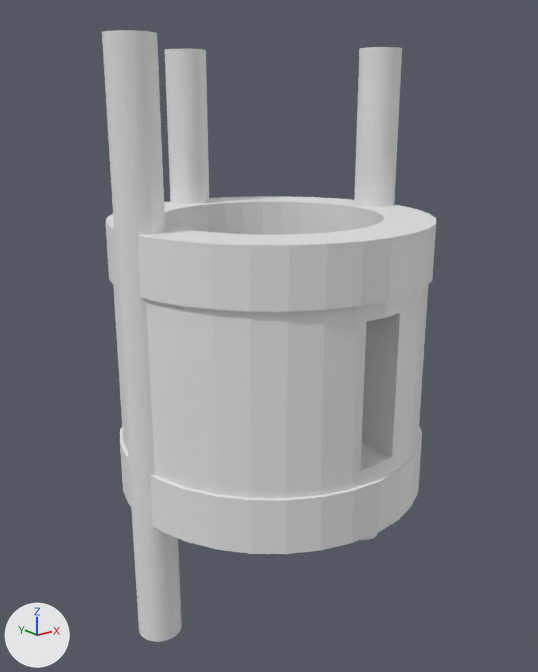
Renders of the Blender file 3D models/Latimere's Leviathan/AR9buttstockV2a.blend from each side of a commit.
Camera for both pictures: a 50 mm lens placed at (-6.65, -8.27, 5.53), pointed at (0.01, 0.05, 2.2). Arrows for +X, +Y and +Z are at lower left; the lights stay in place.
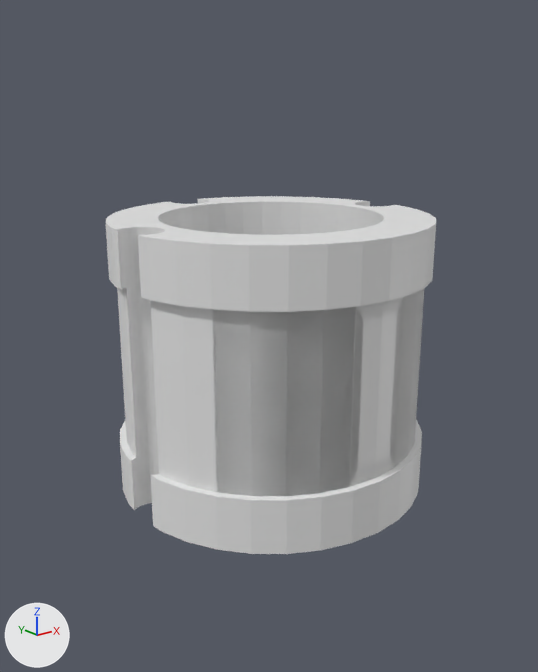
Changed parts and their boxes (x1, y1, x2, y2) in the pictures (538 x 672 px):
'Cylinder.002', reshaped, moved, rescaled: before (354, 47, 402, 540); after (212, 289, 424, 496)
'Cylinder.003', deleted: before (102, 30, 182, 642)
'Cylinder.004', deleted: before (165, 49, 209, 204)
part 1 of me_cylinder_015, built on: before (351, 296, 407, 489); after (111, 196, 429, 540)
part 2 of me_cylinder_012, cut back: before (354, 47, 373, 206)

Diff of the bpy script that builds the scene:
```diff
--- a/3D models/Latimere's Leviathan/AR9buttstockV2a.blend.py
+++ b/3D models/Latimere's Leviathan/AR9buttstockV2a.blend.py
@@ me_cylinder_012 @@
 # used by ob_cylinder_002; location = (2.1, 0.0, 2.2); scale = (0.315, 0.315, 4.1)
-me_cylinder_012.from_pydata(...)  # 64 vertices, 34 faces; spans x -1.0..1.0, y -1.0..1.0, z -1.0..1.0
+me_cylinder_012.from_pydata(...)  # 44 vertices, 26 faces; spans x -0.84..0.84, y -1.0..-0.54, z -1.0..1.0
+# me_cylinder_012 part 2
+# 38 vertices are removed from x -1.0..1.0, y -0.2..1.0, z -1.0..1.0
+# 22 faces are deleted
+# 4 vertices move from x -0.92..0.92, y -0.38, z -1.0..1.0 to x -0.84..0.84, y -0.54, z -1.0..1.0
+# 9 vertices are added at x -0.47..0.47, y -0.72..-0.54, z -1.0
+# 9 new vertices lie (0.0, 0.0, 2.0) away from vertices in x -0.47..0.47, y -0.72..-0.54, z -1.0
+# 14 new faces join them
@@ me_cylinder_015 @@
 # used by ob_cylinder_005; location = (0.0, 0.0, 2.0); scale = (2.3, 2.3, 2.0)
-me_cylinder_015.from_pydata(...)  # 476 vertices, 246 faces; spans x -0.99..0.99, y -1.0..0.99, z -1.0..1.0
+me_cylinder_015.from_pydata(...)  # 713 vertices, 364 faces; spans x -0.99..0.99, y -1.0..0.99, z -1.0..1.0
+# me_cylinder_015 part 1: 4 vertices moved from x -0.13..0.13, y -0.97, z -0.5..0.5 to x -0.13..0.13, y -0.94, z -0.5..0.5; 2 vertices removed from x 0.0, y -0.98, z -0.5..0.5; 303 vertices added at x -0.97..0.97, y -0.99..0.97, z -1.0..1.0
@@ ob_cylinder_002 @@
 ob_cylinder_002 = bpy.data.objects.new('Cylinder.002', me_cylinder_012)
-ob_cylinder_002.location = (2.1, 0.0, 2.2)
-ob_cylinder_002.scale = (0.315, 0.315, 4.1)
+ob_cylinder_002.location = (0.0, 0.0, 2.0)
+ob_cylinder_002.scale = (2.2, 2.2, 1.25)
@@ ob_cylinder_003 @@
-ob_cylinder_003 = bpy.data.objects.new('Cylinder.003', me_cylinder_013)
-ob_cylinder_003.location = (-2.1, 0.0, 2.2)
-ob_cylinder_003.scale = (0.315, 0.315, 4.1)
@@ ob_cylinder_004 @@
-ob_cylinder_004 = bpy.data.objects.new('Cylinder.004', me_cylinder_014)
-ob_cylinder_004.location = (0.0, 2.1, 2.2)
-ob_cylinder_004.scale = (0.315, 0.315, 4.1)
```
